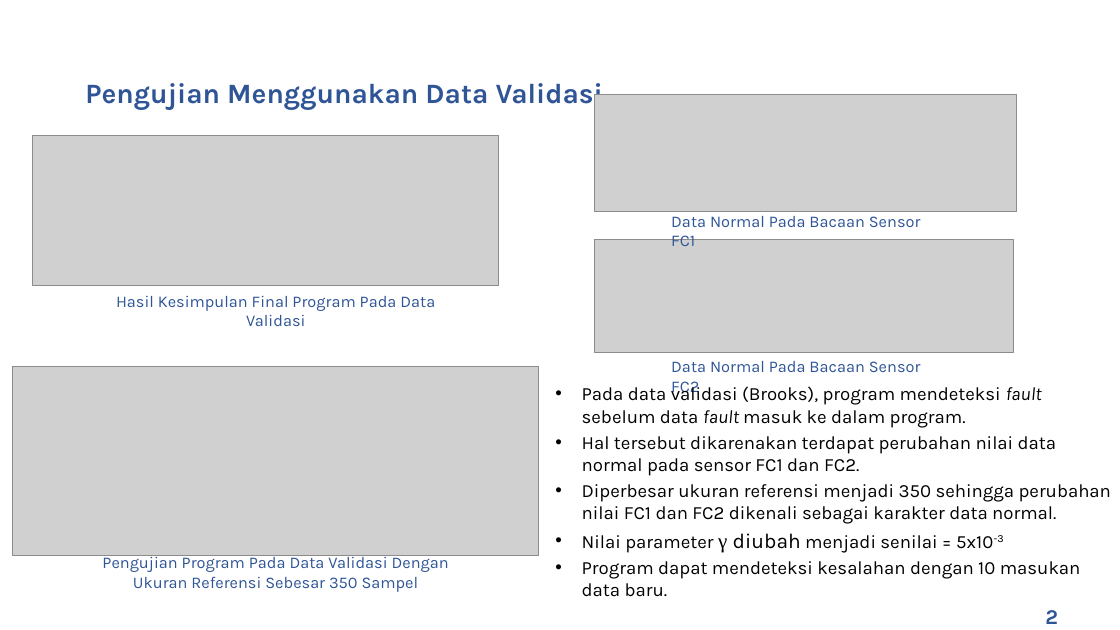
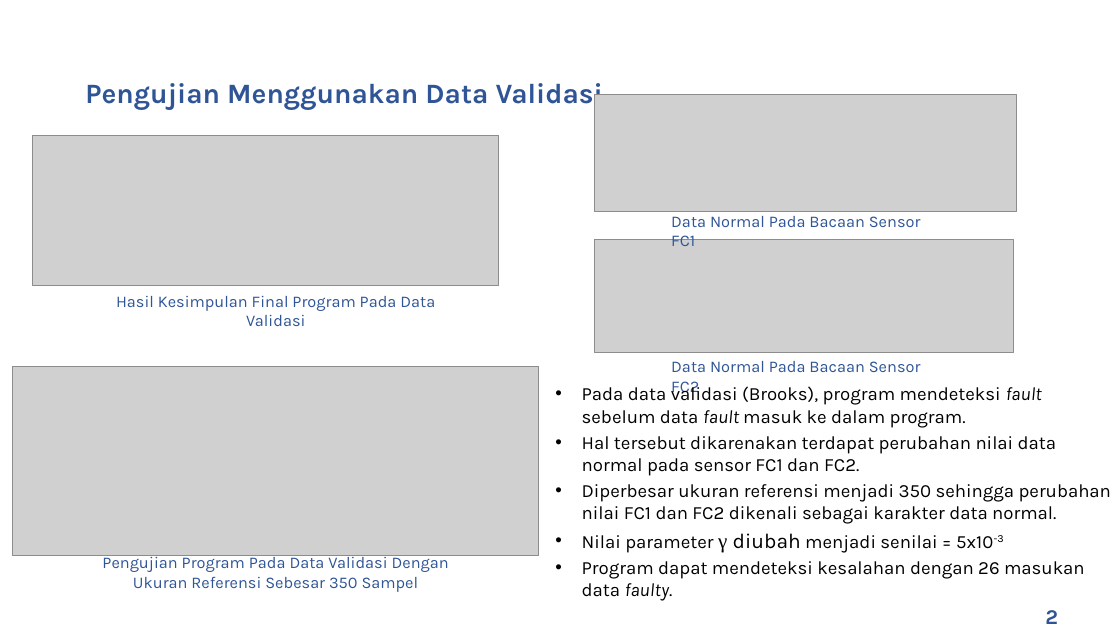
Before and after one commit to rezaandriady/TA_RezaAndriady, a slide deck: slide 22 of Presentasi/Draft Presentasi Reza Andriady - 44976.pptx. Drawn at 1120x630 pixels with LibreOffice and Linux fonts; fonts in the diff are those of the drawing; grey boxes stand for pictures; background and template pictures are left out. Boxes give left, top, right and bottom in pixels: in the first picture for what was removed or moved away, otherwise in the second. Text is boxed around its words. In the diff, an @@ line names an element or a change of style, - is before the commit and + after.

```diff
--- a/Presentasi/Draft Presentasi Reza Andriady - 44976.pptx
+++ b/Presentasi/Draft Presentasi Reza Andriady - 44976.pptx
@@ text at [582, 561, 1085, 601]: text changed @@
-• Program dapat mendeteksi kesalahan dengan 10 masukan data baru.
+• Program dapat mendeteksi kesalahan dengan 26 masukan data faulty.
```
Also in this commit, not shown: 15 other slides changed.
